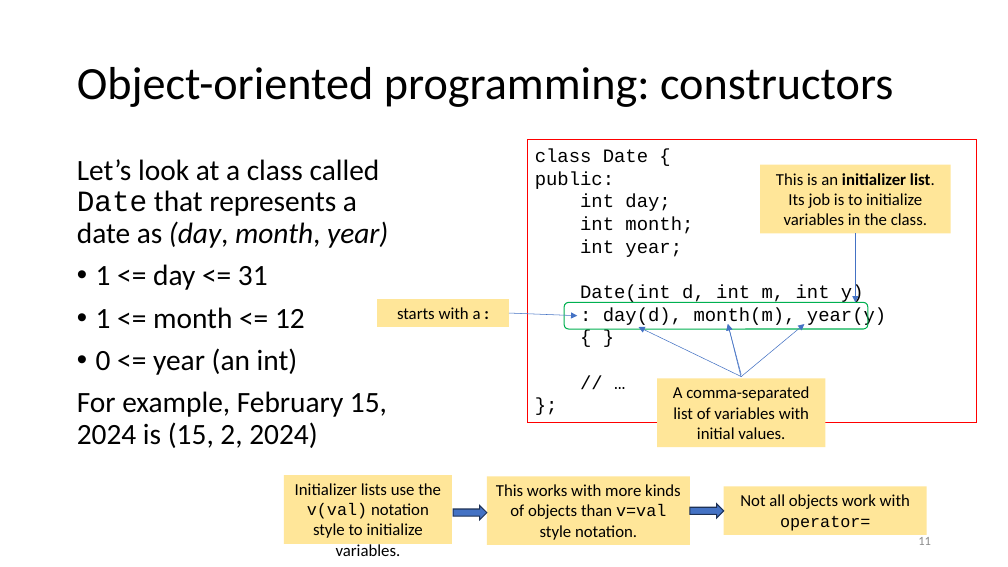
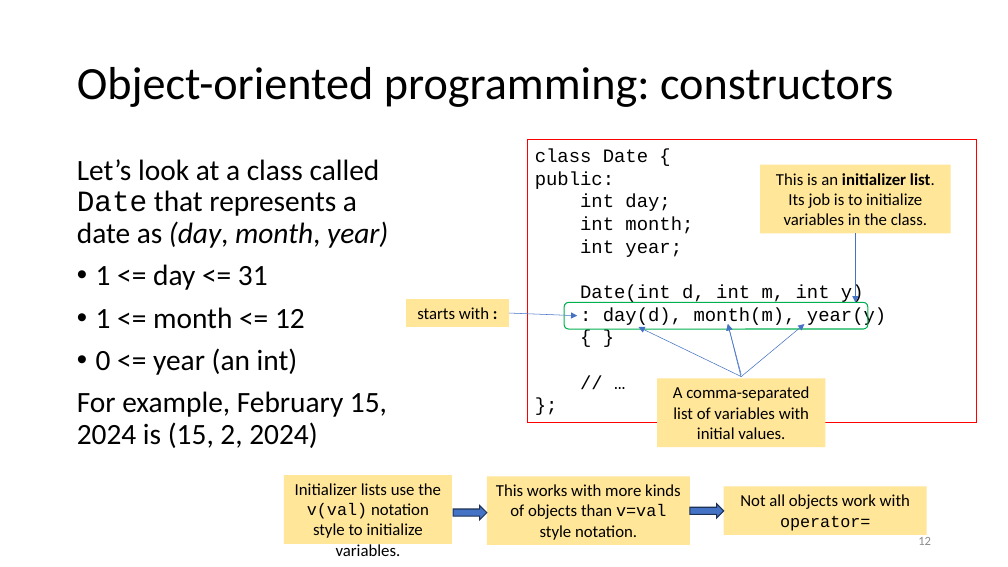
Before and after one commit to tjd1234/cmpt135spring2024, a slide deck: slide 12 of sample_code/week5/week5_cmpt135.pptx (slide 11 before the commit). Drawn at 1008x567 pixels with LibreOffice and Linux fonts; fonts in the diff are those of the drawing. Boxes give left, top, right and bottom in pixels: in the first picture for what was removed or moved away, otherwise in the second. Text is boxed around its words. In the diff, an @@ line names an element or a change of style, - is before the commit and + after.

```diff
--- a/sample_code/week5/week5_cmpt135.pptx
+++ b/sample_code/week5/week5_cmpt135.pptx
@@ rectangle "starts with :": place and size @@
-rectangle "starts with :" at box(377, 299, 509, 327)
+rectangle "starts with :" at box(406, 299, 509, 327)
@@ text in rectangle at box(417, 307, 489, 319): text changed @@
-starts with a :
+starts with :
```
Also in this commit, not shown: 19 other slides changed, 6 slides added, 2 other files.
